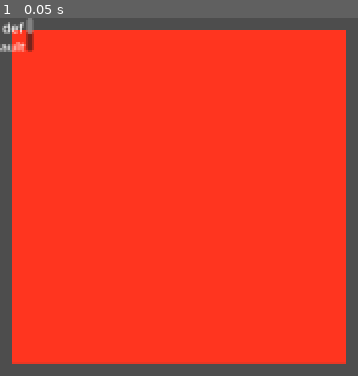
Above: before the commit, frame 1.
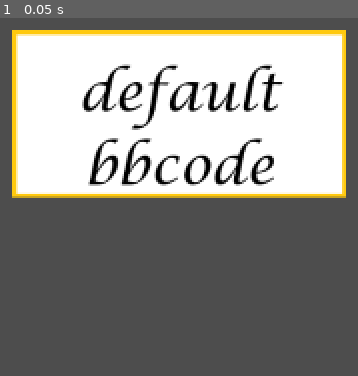
Above: after the commit, the same moment.

Repository: rjrubalcava/CowboyNoir
Game: Godot game, scene res://Scenes/DialogueOption.tscn
Two runs of this game, one before a commit and one after it. Both use one fixed random seed, a clock stepped at 60 frames per second and the inputs below. This scene is started directly instead of the project's main scene.
Inputs:
- Up to frame 1 (0.05 s): no input

The runs differ from the first frame. In frame 1, 87% of the frame differs, in the area x 0-97%, y 0-97%.

Commit message:
Implement robust text scaling
Correct dialogue box visuals from merge as well

Diff:
--- a/Scenes/DialogueBox.tscn
+++ b/Scenes/DialogueBox.tscn
@@ -1,18 +1,28 @@
-[gd_scene format=3 uid="uid://umuoyje8ae8j"]
+[gd_scene load_steps=3 format=3 uid="uid://umuoyje8ae8j"]
+
+[ext_resource type="Texture2D" uid="uid://cef27f01828o1" path="res://Assets/ButtonPlaceholder.png" id="1_6ci6n"]
+[ext_resource type="FontFile" uid="uid://cunjkg6pmw73y" path="res://Assets/Fonts/LCALLIG.TTF" id="1_f5dyy"]
 
 [node name="DialogueBox" type="Control"]
 layout_mode = 3
 anchors_preset = 0
 
-[node name="ColorRect" type="ColorRect" parent="."]
+[node name="Texture" type="TextureRect" parent="."]
+layout_mode = 0
 offset_left = 15.0
 offset_top = 15.0
 offset_right = 415.0
-offset_bottom = 415.0
-color = Color(1, 0.207843, 0.121569, 1)
+offset_bottom = 215.0
+texture = ExtResource("1_6ci6n")
 
 [node name="Text" type="RichTextLabel" parent="."]
-offset_right = 40.0
-offset_bottom = 40.0
+layout_mode = 0
+offset_left = 15.0
+offset_top = 45.0
+offset_right = 415.0
+offset_bottom = 245.0
+theme_override_colors/default_color = Color(0, 0, 0, 1)
+theme_override_fonts/normal_font = ExtResource("1_f5dyy")
+theme_override_font_sizes/normal_font_size = 64
 bbcode_enabled = true
 text = "[center]default bbcode[/center]"
--- a/Scenes/DialogueOption.tscn
+++ b/Scenes/DialogueOption.tscn
@@ -1,21 +1,39 @@
-[gd_scene load_steps=2 format=3 uid="uid://bw4dg1l2h0lx"]
+[gd_scene load_steps=4 format=3 uid="uid://bw4dg1l2h0lx"]
 
 [ext_resource type="Script" path="res://Scripts/DialogueOption.gd" id="2"]
+[ext_resource type="FontFile" uid="uid://cunjkg6pmw73y" path="res://Assets/Fonts/LCALLIG.TTF" id="2_jmpq3"]
+[ext_resource type="Texture2D" uid="uid://cef27f01828o1" path="res://Assets/ButtonPlaceholder.png" id="2_nfqc2"]
 
 [node name="DialogueOption" type="Control"]
 layout_mode = 3
 anchors_preset = 0
 script = ExtResource("2")
 
-[node name="ColorRect" type="ColorRect" parent="."]
+[node name="Texture" type="TextureRect" parent="."]
 offset_left = 15.0
 offset_top = 15.0
 offset_right = 415.0
-offset_bottom = 415.0
-color = Color(1, 0.207843, 0.121569, 1)
+offset_bottom = 215.0
+texture = ExtResource("2_nfqc2")
 
 [node name="Text" type="RichTextLabel" parent="."]
-offset_right = 40.0
-offset_bottom = 40.0
+layout_mode = 0
+offset_left = 15.0
+offset_top = 45.0
+offset_right = 415.0
+offset_bottom = 245.0
+theme_override_colors/default_color = Color(0, 0, 0, 1)
+theme_override_fonts/normal_font = ExtResource("2_jmpq3")
+theme_override_font_sizes/normal_font_size = 64
 bbcode_enabled = true
 text = "[center]default bbcode[/center]"
+
+[node name="Button" type="Button" parent="."]
+self_modulate = Color(1, 1, 1, 0)
+layout_mode = 0
+offset_left = 15.0
+offset_top = 15.0
+offset_right = 415.0
+offset_bottom = 215.0
+
+[connection signal="pressed" from="Button" to="." method="_on_button_pressed"]
--- a/Scripts/DialogueOption.gd
+++ b/Scripts/DialogueOption.gd
@@ -10,5 +10,5 @@
 
 # Called when button is clicked. Scene is instanced and then immediately provided an outcome,
 # so initial error value of -1 should not be reached
-func _on_Button_pressed():
+func _on_button_pressed():
 	Global.playDialogue(outcome)
--- a/Scripts/Global.gd
+++ b/Scripts/Global.gd
@@ -149,16 +149,9 @@
 	current_prompt = dialogueBox.instantiate()
 	current_prompt.position = Vector2(100, 100)
 	current_prompt.get_node("Text").text = "[center]" + prompt_text + "[/center]"
-	# Update text size to fit box
-	if prompt_size > 10:
-		current_prompt.get_node("Text").size = current_prompt.get_node("Text").size * 1.25
-		current_prompt.get_node("Text").scale = current_prompt.get_node("Text").scale * 0.75
-	if prompt_size > 20:
-		current_prompt.get_node("Text").size = current_prompt.get_node("Text").size * 1.25
-		current_prompt.get_node("Text").scale = current_prompt.get_node("Text").scale * 0.75
-	if prompt_size > 40:
-		current_prompt.get_node("Text").size = current_prompt.get_node("Text").size * 1.25
-		current_prompt.get_node("Text").scale = current_prompt.get_node("Text").scale * 0.75
+	# Update text size to fit box (have to do in a roundabout way because there is no way to scale font size
+	# differently for two labels displayed simultaneously)
+	resize_text(current_prompt.get_node("Text"), prompt_size)
 	get_tree().get_root().add_child(current_prompt) # adding to main
 	# Create visual options
 	var num_options = len(options)
@@ -173,15 +166,30 @@
 		new_option.position = Vector2((1920/(1 + num_options))*(i + 1) - 215, 500)
 		new_option.get_node("Text").text = "[center]" + option_text + "[/center]"
 		# Update text size to fit box
-		if option_size > 10:
-			new_option.get_node("Text").size = new_option.get_node("Text").size * 1.25
-			new_option.get_node("Text").scale = new_option.get_node("Text").scale * 0.75
-		if option_size > 20:
-			new_option.get_node("Text").size = new_option.get_node("Text").size * 1.25
-			new_option.get_node("Text").scale = new_option.get_node("Text").scale * 0.75
-		if option_size > 40:
-			new_option.get_node("Text").size = new_option.get_node("Text").size * 1.25
-			new_option.get_node("Text").scale = new_option.get_node("Text").scale * 0.75
+		resize_text(new_option.get_node("Text"), option_size)
 		new_option.outcome = prompt # here we assign the outcome to be triggered on button press
 		current_options.append(new_option)
 		get_tree().get_root().add_child(new_option) # adding to main
+
+"""
+* this function scales a text box to fit within a DialogueOption or DialogueBox object
+* param: textBox: the text box object
+* param: char_count: the number of (visible) characters in the text string being displayed by the textBox
+"""
+func resize_text(textBox, char_count):
+	# Determine how many resizings must be performed based on number of characters in text string
+	var scale_level = 0
+	if char_count > 10:
+		scale_level+=1
+	if char_count > 20:
+		scale_level+=1
+	if char_count > 40:
+		scale_level+=1
+	# Reduce scale to give the appearance of shrinking text
+	textBox.scale = textBox.scale * pow(0.75, scale_level)
+	# Increase size of textBox rect to counteract reduced scale
+	textBox.size = textBox.size * pow(1.25, scale_level)
+	# Increase x origin of textBox rect to counteract reduced scale
+	textBox.position.x = textBox.position.x * pow(1.5, scale_level)
+	# Reduce y origin of textBox rect to utilize space above the center of the DialogueBox or DialogueOption
+	textBox.position.y = textBox.position.y * pow(0.9, scale_level)
Binary file added: Assets/ButtonPlaceholder.png
Not shown, added: Assets/ButtonPlaceholder.png.import
